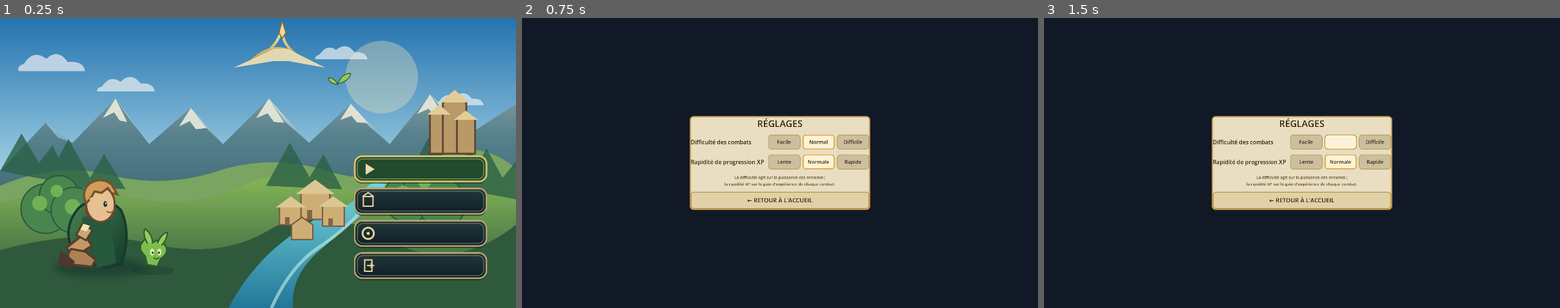
Above: before the commit, frames 1-3 (left to right).
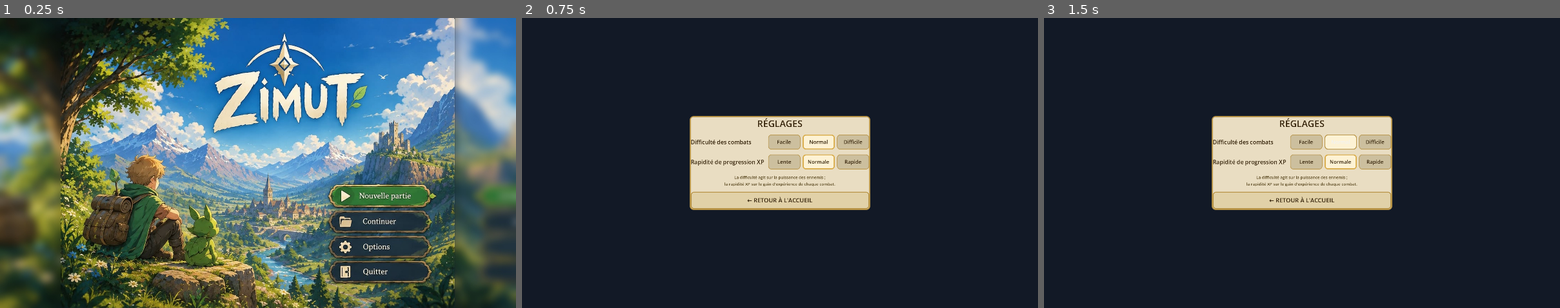
Above: after the commit, the same moments.

Repository: CharlieG42/Zimut
Game: Godot game, scene res://scenes/MainMenu.tscn
Same seed, same stepped clock (60 frames per second), same inputs: the game is played once before the commit and once after it.
Inputs (mouse positions are in pixels of both pictures, inside the frame that each line leads up to; where the layout moved, square brackets give the same spot in the first picture):
- Up to frame 1 (0.25 s): no input
- Up to frame 2 (0.75 s): click (903, 247) [939, 232] at 0.5 s
- Up to frame 3 (1.5 s): click "Normal" at 1.25 s

The runs differ from the first frame. In frame 1, 91% of the frame differs, in the area x 0-100%, y 0-100%; in frame 2, nothing differs; in frame 3, nothing differs.

Commit message:
Use the new accueil.jpg artwork and logo.jpg as the APK icon
Home screen:
- Replace the generated SVG backdrop with the provided illustration.
  accueil.jpg (1115x821) is narrower than the 1920x1080 viewport, so the
  artwork is extended to 1920x1080 (mirrored, blurred edges) and stored
  as assets/accueil_1920.jpg: full art visible, no stretch artifacts.
- Re-align the four interactive hitboxes on the painted plaques
  (Nouvelle partie / Continuer / Options / Quitter), measured from the
  gold trims and plate bands of the illustration.

APK icon:
- Derive Android launcher icons from logo.jpg: main 192x192, adaptive
  foreground 432 (logo at 68% with safe margins), adaptive background
  (blurred sky), monochrome, plus the Windows icon and splash icon.
- project.godot and export_presets.cfg now reference these PNGs.

Co-authored-by: CharlieG42 <CharlieG42@users.noreply.github.com>

Diff:
--- a/prototype/zimut/project.godot
+++ b/prototype/zimut/project.godot
@@ -13,7 +13,7 @@
 config/name="Zimut_Iso"
 run/main_scene="res://scenes/MainMenu.tscn"
 config/features=PackedStringArray("4.7", "Forward Plus")
-config/icon="res://assets/ui/icon.svg"
+config/icon="res://assets/ui/icon_192.png"
 script/strict_mode=false
 
 [autoload]
--- a/prototype/zimut/scripts/MainMenuUI.gd
+++ b/prototype/zimut/scripts/MainMenuUI.gd
@@ -1,10 +1,11 @@
 extends CanvasLayer
 
-## MainMenuUI.gd — Écran d'accueil illustré de Zimut.
-## Les plaques sont dessinées dans le SVG ; les zones interactives restent de vrais
+## MainMenuUI.gd — Écran d'accueil illustré de Zimut (artwork assets/accueil.jpg).
+## Les plaques sont peintes dans l'image ; les zones interactives restent de vrais
 ## contrôles Godot afin de fonctionner avec la souris, le tactile et les builds Android.
+## Les fractions ci-dessous correspondent aux plaques de l'illustration (liserés dorés).
 
-const BG_TEXTURE: Texture2D = preload("res://assets/ui/main_menu_bg.svg")
+const BG_TEXTURE: Texture2D = preload("res://assets/accueil_1920.jpg")
 
 func _ready() -> void:
 	layer = 10
@@ -18,6 +19,8 @@
 	bg.name = "MainMenuArtwork"
 	bg.set_anchors_and_offsets_preset(Control.PRESET_FULL_RECT)
 	bg.expand_mode = TextureRect.EXPAND_IGNORE_SIZE
+	## accueil_1920.jpg est déjà au ratio de l'écran (extension des bords par
+	## miroir flouté) : aucun recadrage ni déformation à l'affichage.
 	bg.stretch_mode = TextureRect.STRETCH_SCALE
 	bg.mouse_filter = Control.MOUSE_FILTER_IGNORE
 	bg.texture = BG_TEXTURE
@@ -25,11 +28,11 @@
 
 	# Les zones sont relatives à la fenêtre : elles restent alignées sur les plaques
 	# peintes même si la résolution ou le ratio de l'écran Android change.
-	_add_menu_hitbox(root, "NouvellePartie", 0.682, 0.475, 0.946, 0.566, _start_new_game)
-	_add_menu_hitbox(root, "Continuer", 0.682, 0.586, 0.946, 0.677, _continue_game)
-	_add_menu_hitbox(root, "Options", 0.682, 0.697, 0.946, 0.788, func() -> void:
+	_add_menu_hitbox(root, "NouvellePartie", 0.646, 0.578, 0.828, 0.648, _start_new_game)
+	_add_menu_hitbox(root, "Continuer", 0.646, 0.666, 0.828, 0.737, _continue_game)
+	_add_menu_hitbox(root, "Options", 0.646, 0.752, 0.828, 0.824, func() -> void:
 		get_tree().change_scene_to_file("res://scenes/Settings.tscn"))
-	_add_menu_hitbox(root, "Quitter", 0.682, 0.808, 0.946, 0.900, func() -> void:
+	_add_menu_hitbox(root, "Quitter", 0.646, 0.839, 0.828, 0.911, func() -> void:
 		get_tree().quit())
 
 
Not shown, added: prototype/zimut/assets/accueil.jpg.import
Binary file added: prototype/zimut/assets/accueil_1920.jpg
Not shown, added: prototype/zimut/assets/accueil_1920.jpg.import
Not shown, added: prototype/zimut/assets/logo.jpg.import
Binary file added: prototype/zimut/assets/ui/adaptive_bg_432.png
Not shown, added: prototype/zimut/assets/ui/adaptive_bg_432.png.import
Binary file added: prototype/zimut/assets/ui/adaptive_fg_432.png
Not shown, added: prototype/zimut/assets/ui/adaptive_fg_432.png.import
Binary file added: prototype/zimut/assets/ui/adaptive_mono_432.png
Not shown, added: prototype/zimut/assets/ui/adaptive_mono_432.png.import
Binary file added: prototype/zimut/assets/ui/icon_192.png
Not shown, added: prototype/zimut/assets/ui/icon_192.png.import
(and 1 more such lines)
